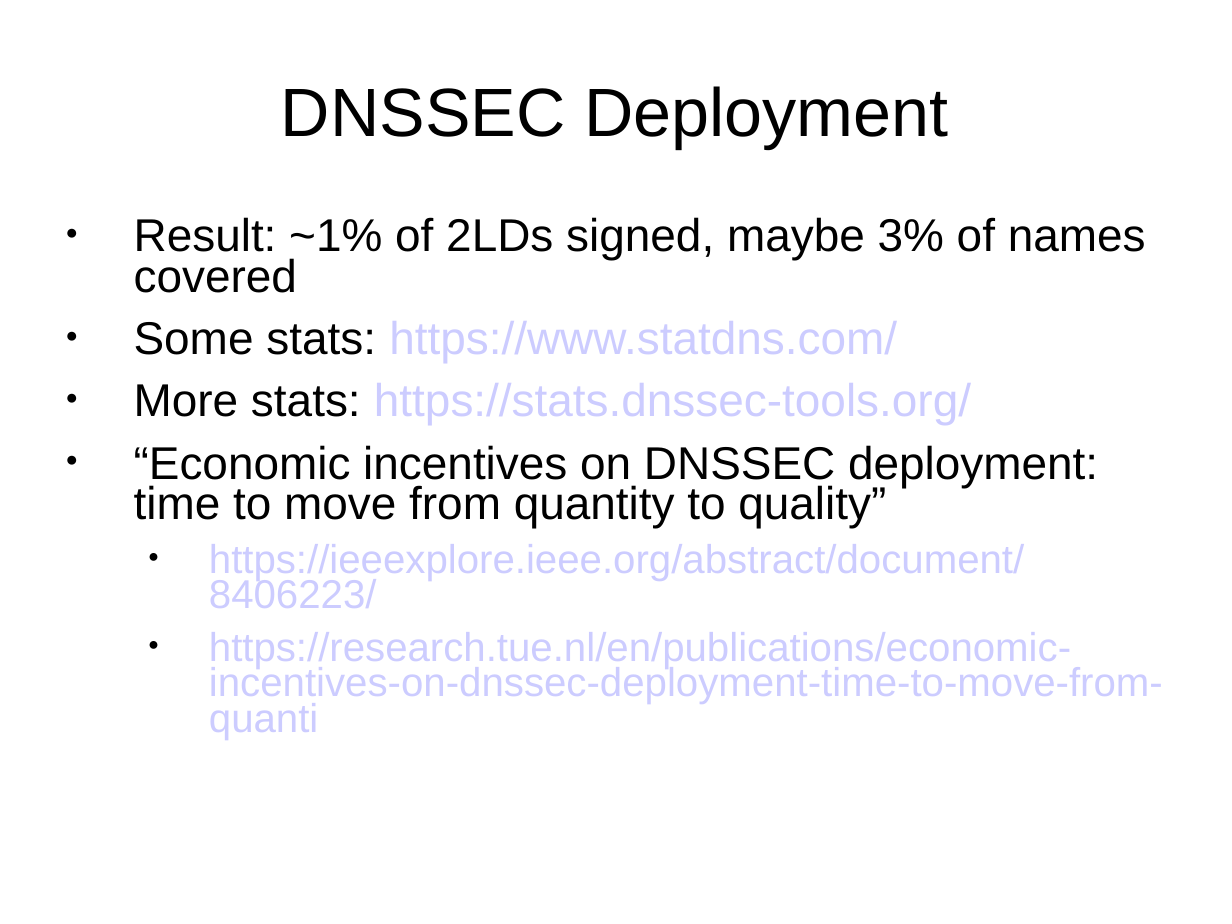
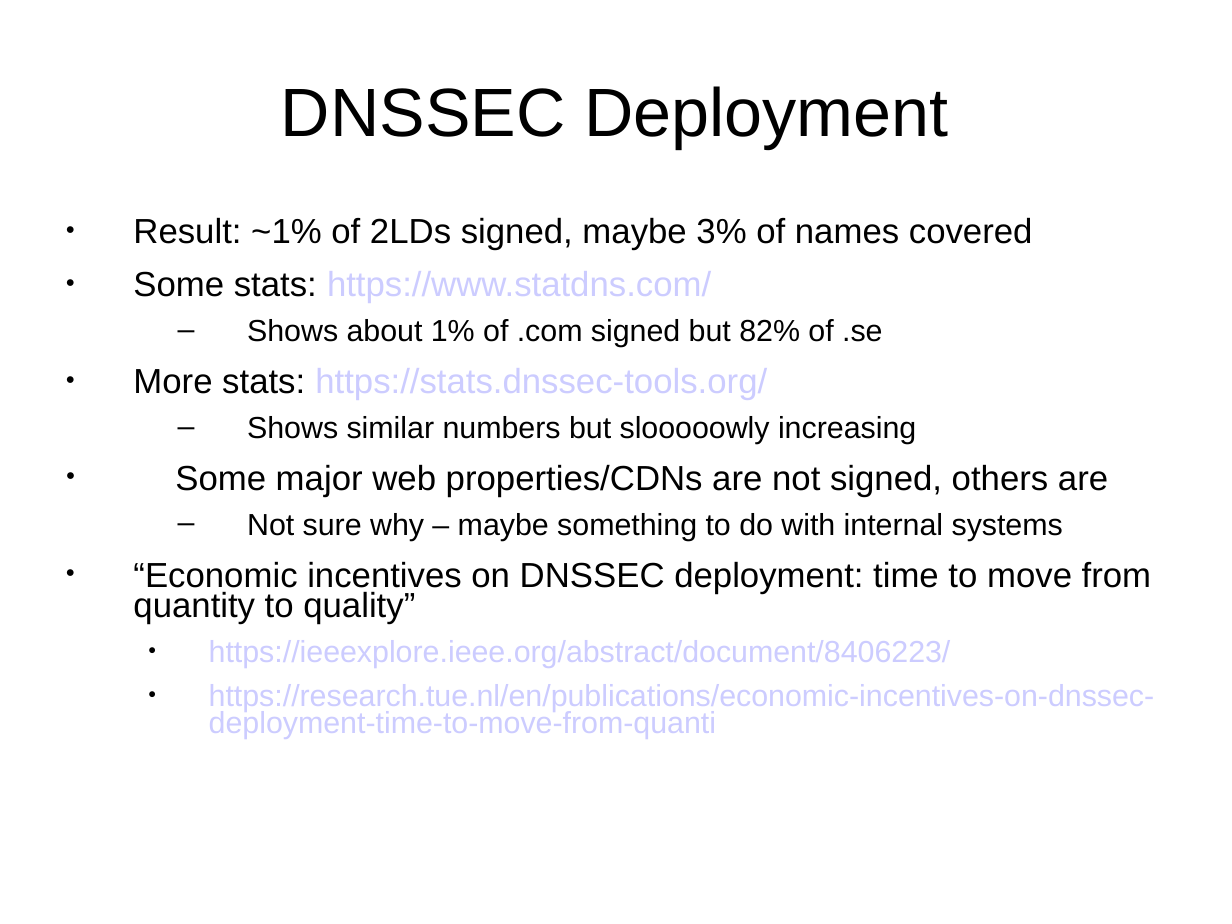
Before and after one commit to sftcd/cs7053, a slide deck: slide 17 of 2016lectures/10-dns.ppt (slide 12 before the commit). Drawn at 1232x924 pixels with LibreOffice and Linux fonts; fonts in the diff are those of the drawing. Boxes give left, top, right and bottom in pixels: in the first picture for what was removed or moved away, otherwise in the second. Text is boxed around its words. In the diff, an @@ line names an element or a change of style, - is before the commit and + after.

```diff
--- a/2016lectures/10-dns.ppt
+++ b/2016lectures/10-dns.ppt
@@ text at [133,217,1155,739]: paragraph added @@
+  – Shows about 1% of .com signed but 82% of .se
@@ text at [133,217,1155,739]: size 29.6 to 22.4 pt in "Result: ~1% of 2LDs signed, maybe 3% ...", "Some stats: https://www.statdns.com/", "More stats: https://stats.dnssec-tools.org/", "“Economic incentives on DNSSEC deployment: time to ..."; size 25.9 to 19.6 pt in "https://ieeexplore.ieee.org/abstract/document/8406223/", "https://research.tue.nl/en/publications/economic-incentives- ..." @@
@@ text at [175,416,1108,541]: paragraphs added @@
+  – Shows similar numbers but slooooowly increasing
+● Some major web properties/CDNs are not signed, others are
+  – Not sure why – maybe something to do with internal systems
```
Also in this commit, not shown: 14 other slides changed, 4 slides added, 2 other files.
